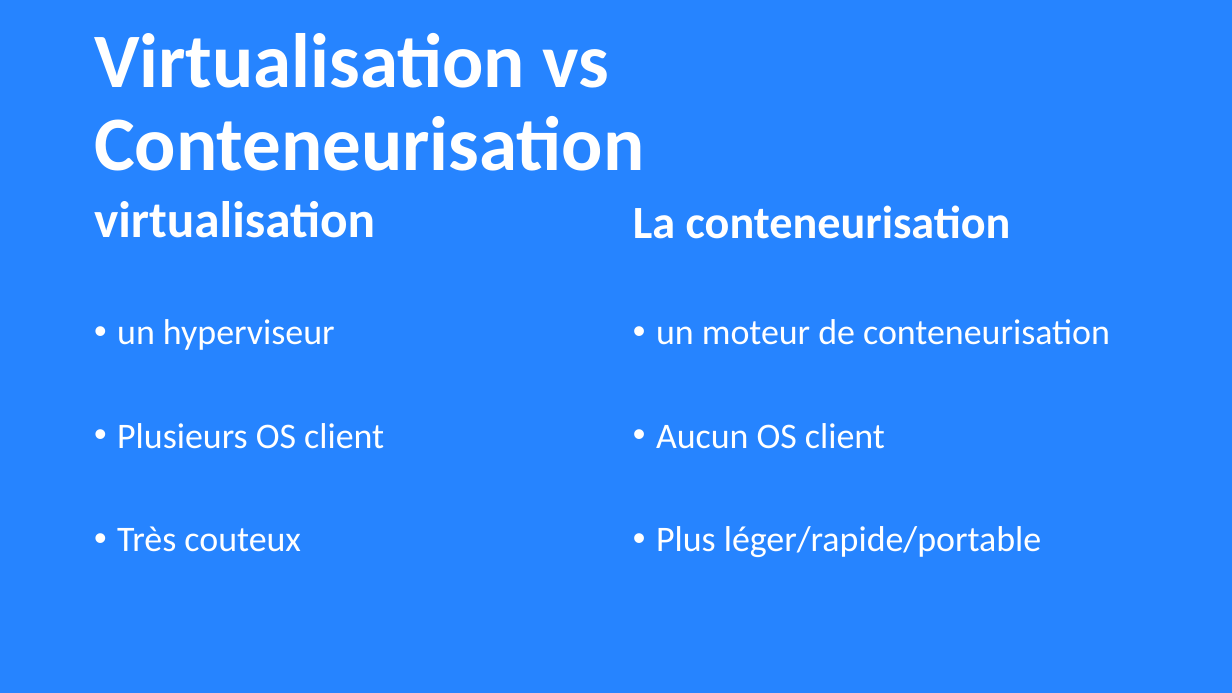
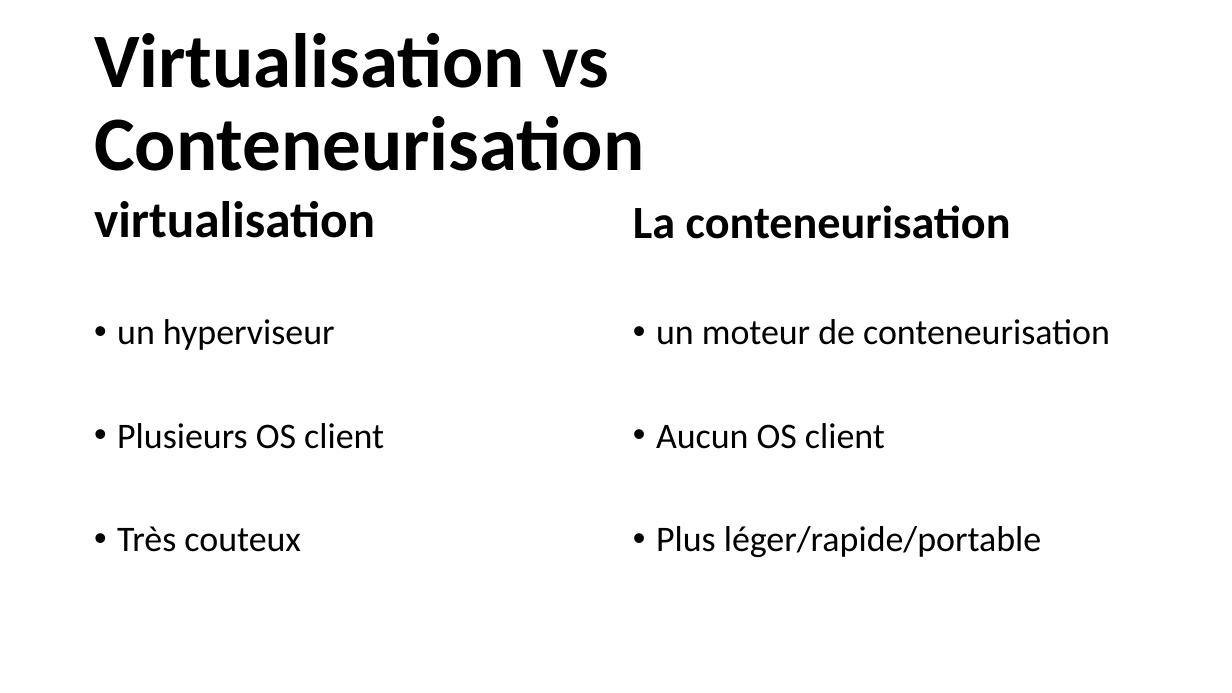
Before and after one commit to lukihd/Labo-Cloud-2020-2021, a slide deck: slide 7 of cours/docker/DOCKER.pptx. Drawn at 1232x693 pixels with LibreOffice and Linux fonts; fonts in the diff are those of the drawing. Boxes give left, top, right and bottom in pixels: in the first picture for what was removed or moved away, otherwise in the second. Text is boxed around its words. In the diff, an @@ line names an element or a change of style, - is before the commit and + after.

```diff
--- a/cours/docker/DOCKER.pptx
+++ b/cours/docker/DOCKER.pptx
@@ background #2684FF to #FFFFFF @@
@@ text colour #FFFFFF to #000000 in 5 elements at (94, 33, 644, 171), (94, 201, 375, 238), (117, 319, 384, 552), (633, 205, 1011, 239), (656, 319, 1110, 557) @@
```
Also in this commit, not shown: 11 other slides changed, 2 slides added, 1 slide removed.
